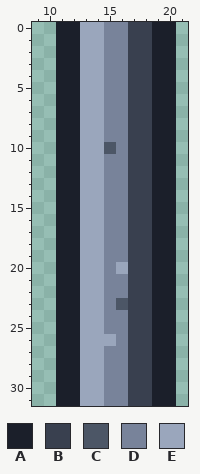
Pixel-art file -- tiles/wall_v.aseprite. This is how it looked before the edit.
32x32 pixels, 1 frame. Shown: x 9..21, y 0..31.
Palette (. is transparent): A #1b1f2a  B #39404f  C #4c5666  D #78839a  E #9aa6bc
The same view after the edit:
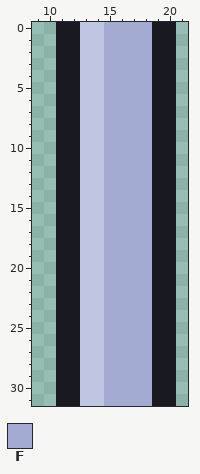
Colours new in this view: F #a3abd2
Difference:
colour A: #1b1f2a -> #191922
colour E: #9aa6bc -> #bfc6e2
Layers "ink", "flat":
y 0..9: x 15..18 DDBB -> FFFF
y 10: x 15..18 CDBB -> FFFF
y 11..19: x 15..18 DDBB -> FFFF
y 20: x 15..18 DEBB -> FFFF
y 21..22: x 15..18 DDBB -> FFFF
y 23: x 15..18 DCBB -> FFFF
y 24..25: x 15..18 DDBB -> FFFF
y 26: x 15..18 EDBB -> FFFF
y 27..31: x 15..18 DDBB -> FFFF
